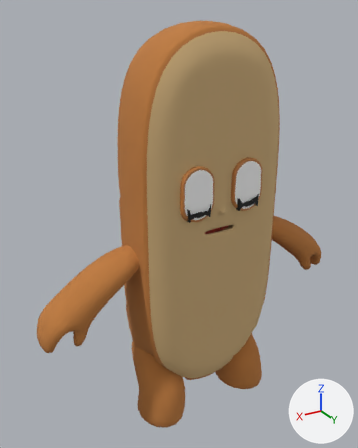
Before and after pictures for a commit that changed the glTF model assets/prefabs/baguette.glb.
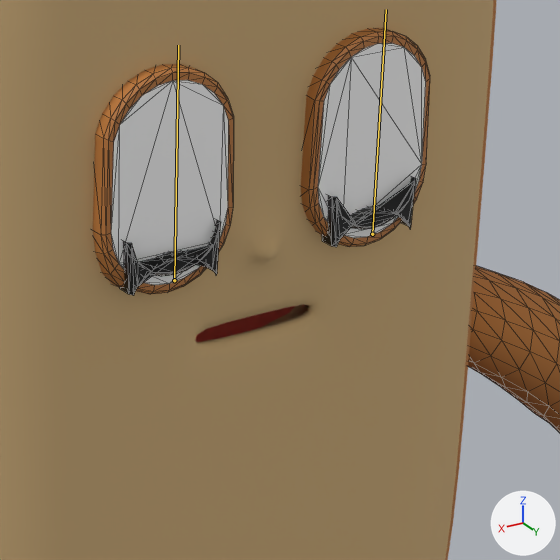
There are two pictures of each version: one whole from a 50 mm camera at (0.873, 1.323, 1.379) aimed at (0.036, -0.073, 0.681), one close up on the part from 44% to 82% of the width and 34% to 64% of the height. Lighting does not change. The marker at lower right points along +X, +Y and +Z. Both versions are drawn at frame 10 of the action 'Baguette.JumpDown'; the numbers are the values there. The bones that change are drawn over the model as lines in the close-ups. The close-ups show mesh edges as thin lines.

The first close-up shows 'Bread Body', 'Eyes Inner', 'Eyes Outer', 'Hands'.
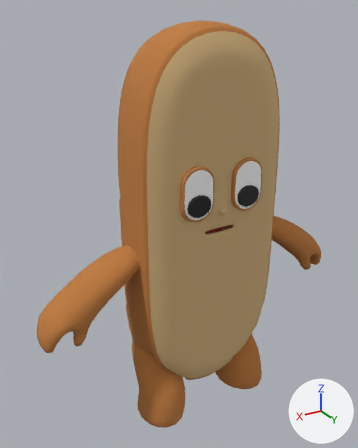
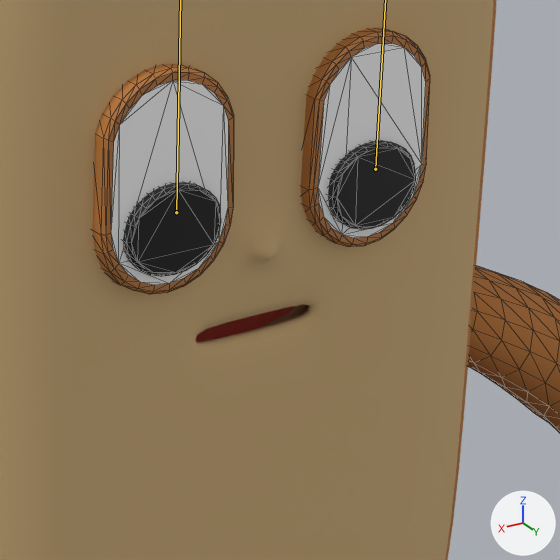
What changed in the scene script:
```text
Change bone_shoulder_l_002:
    where bone_shoulder_l_002 = bpy.data.objects['Baguette.001'].pose.bones['shoulder.L.002']  # child of 'spine.004'
    bone_shoulder_l_002.location: (0.0, -0.108, 0.0) -> (0.0, -0.053, 0.001)
Change bone_shoulder_r_002:
    where bone_shoulder_r_002 = bpy.data.objects['Baguette.001'].pose.bones['shoulder.R.002']  # child of 'spine.004'
    bone_shoulder_r_002.location: (0.0, -0.108, 0.0) -> (0.0, -0.053, 0.001)
```

Location of each change, (x1, y1, x2, y2) in pixels of the close-ups (560 x 560 px):
'Eyes Outer', posed: (93, 28, 430, 294) in both
'Eyes Inner', posed (12% taller): before (120, 176, 416, 296); after (123, 141, 416, 276)
